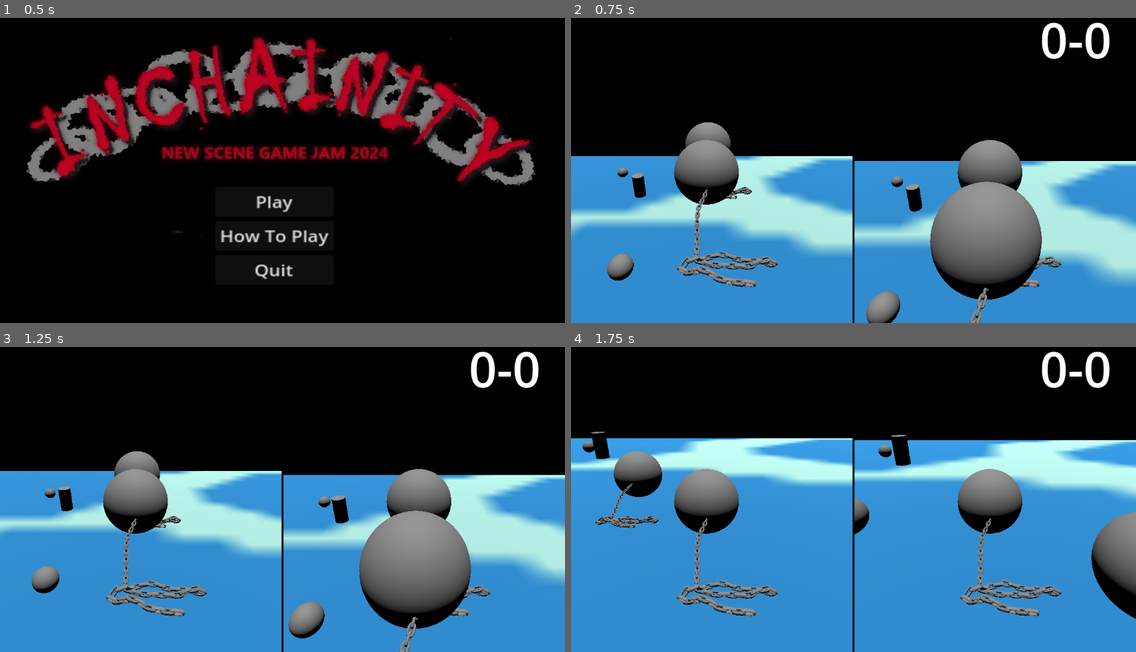
Above: before the commit, frames 1-4 (two rows, left to right).
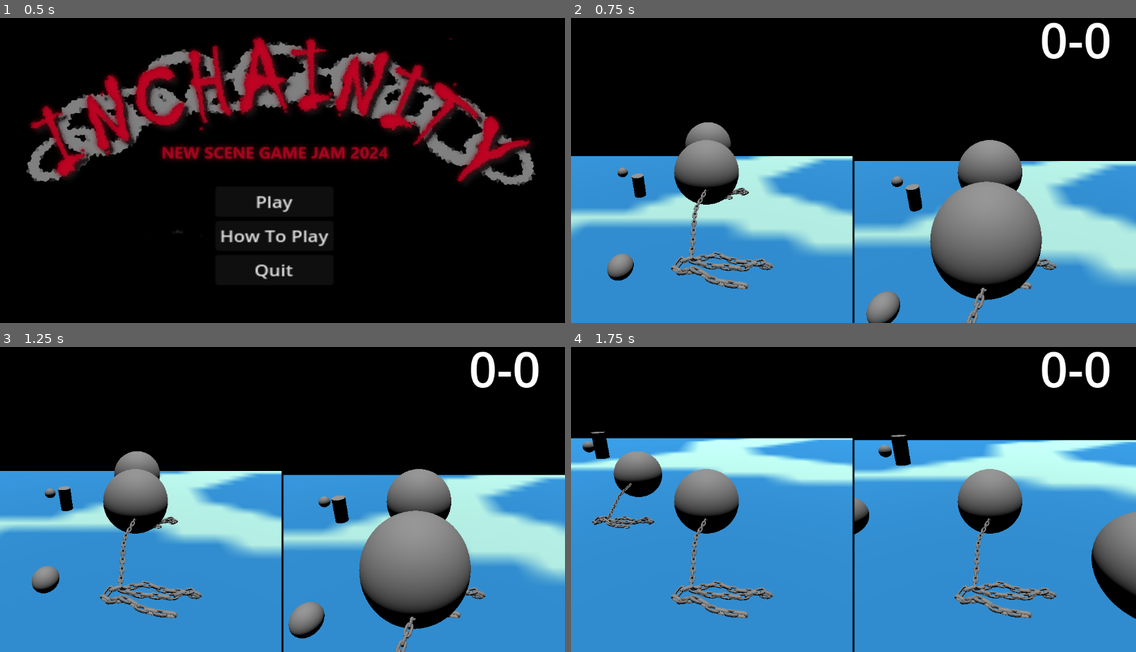
Above: after the commit, the same moments.

Repository: arry424/Chaunch
Game: Godot game, scene res://scenes/main_menu.tscn
Same seed, same stepped clock (60 frames per second), same inputs: the game is played once before the commit and once after it.
Inputs:
- Up to frame 1 (0.5 s): no input
- Up to frame 2 (0.75 s): click "Play" at 0.5 s
- Up to frame 3 (1.25 s): no input
- Up to frame 4 (1.75 s): hold D (move_right) from 1.28 s (still down); tap R (throw) at 1.35 s; tap Space (jump) at 1.52 s

Frame 1 is identical in both runs. In frame 2, 1.7% of the frame differs, in the area x 17-87%, y 55-100%; in frame 3, 1.7%; in frame 4, 2.9%, in the area x 3-87%, y 44-89%.

Commit message:
adjusted release time

Diff:
--- a/code/player.gd
+++ b/code/player.gd
@@ -116,7 +116,7 @@
 			multiplier = 3
 		elif last_held_object.type == "bush":
 			multiplier = 2
-		await get_tree().create_timer(BASE_WINDUP_TIME * multiplier).timeout
+		await get_tree().create_timer(BASE_WINDUP_TIME * multiplier + 0.01).timeout
 
 		last_held_object.reparent(get_node("/root/Main"))
 		last_held_object.freeze = false
--- a/scenes/player.tscn
+++ b/scenes/player.tscn
@@ -69,7 +69,7 @@
 }
 
 [node name="Player" type="CharacterBody3D"]
-transform = Transform3D(0.707107, 0, 0.707107, 0, 1, 0, -0.707107, 0, 0.707107, 0, 0, 0)
+transform = Transform3D(1, 0, 0, 0, 1, 0, 0, 0, 1, 0, 0, 0)
 collision_mask = 195
 script = ExtResource("1_crpbl")
 
@@ -85,7 +85,7 @@
 mesh = SubResource("SphereMesh_pwu7j")
 
 [node name="Chain4(snake-shaped)" type="MeshInstance3D" parent="MeshInstance3D"]
-transform = Transform3D(-0.000817142, -0.000305517, 0.019981, -0.00700415, 0.0187334, -4.96648e-11, -0.0187156, -0.00699748, -0.000872389, 0.0762711, 0.0897733, -0.108995)
+transform = Transform3D(-8.18864e-10, -3.0616e-10, 0.02, -0.00700414, 0.0187334, -6.97575e-18, -0.0187334, -0.00700413, -8.74229e-10, 0.0762711, 0.0897733, -0.108995)
 mesh = ExtResource("3_dqat1")
 skeleton = NodePath("../..")
 
@@ -95,7 +95,7 @@
 skeleton = NodePath("../../..")
 
 [node name="Chain3(straight-tight)" type="MeshInstance3D" parent="MeshInstance3D"]
-transform = Transform3D(0.00081151, 0, 0.0229856, 0, 0.023, 0, -0.0229856, 0, 0.00081151, -0.0181918, -0.0417172, -0.213752)
+transform = Transform3D(-1.00536e-09, 8.0221e-18, 0.0229999, 8.02207e-18, 0.023, -8.02207e-18, -0.0229999, 8.0221e-18, -1.00536e-09, -0.0181918, -0.0417172, -0.213752)
 visible = false
 mesh = ExtResource("4_es50w")
 skeleton = NodePath("../..")
